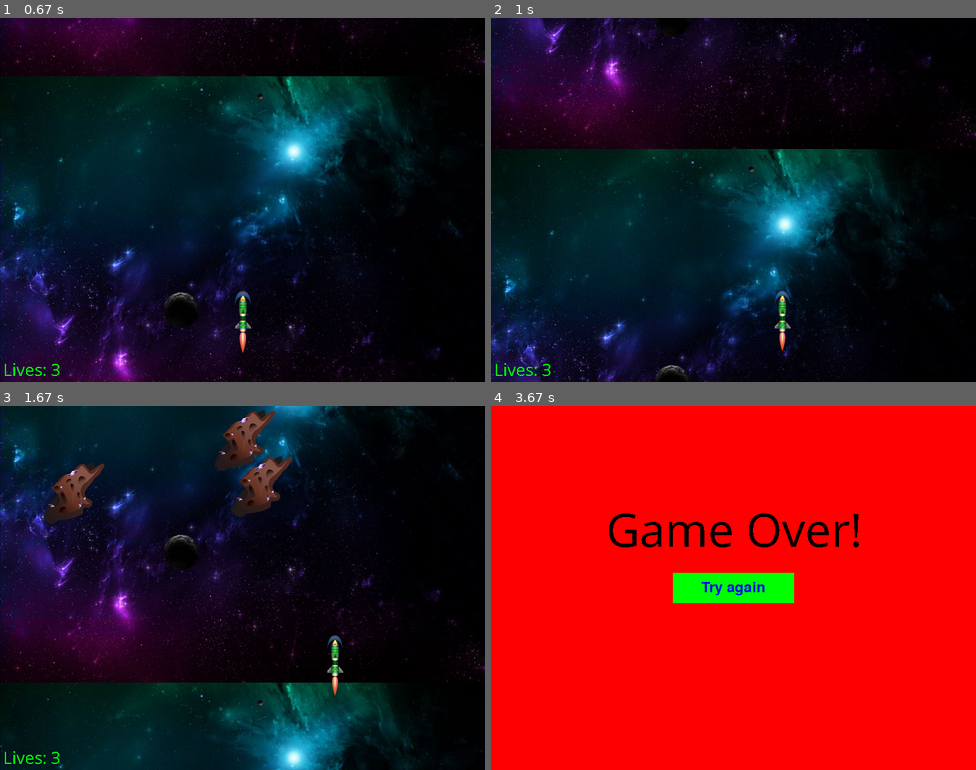
Above: before the commit, frames 1-4 (two rows, left to right).
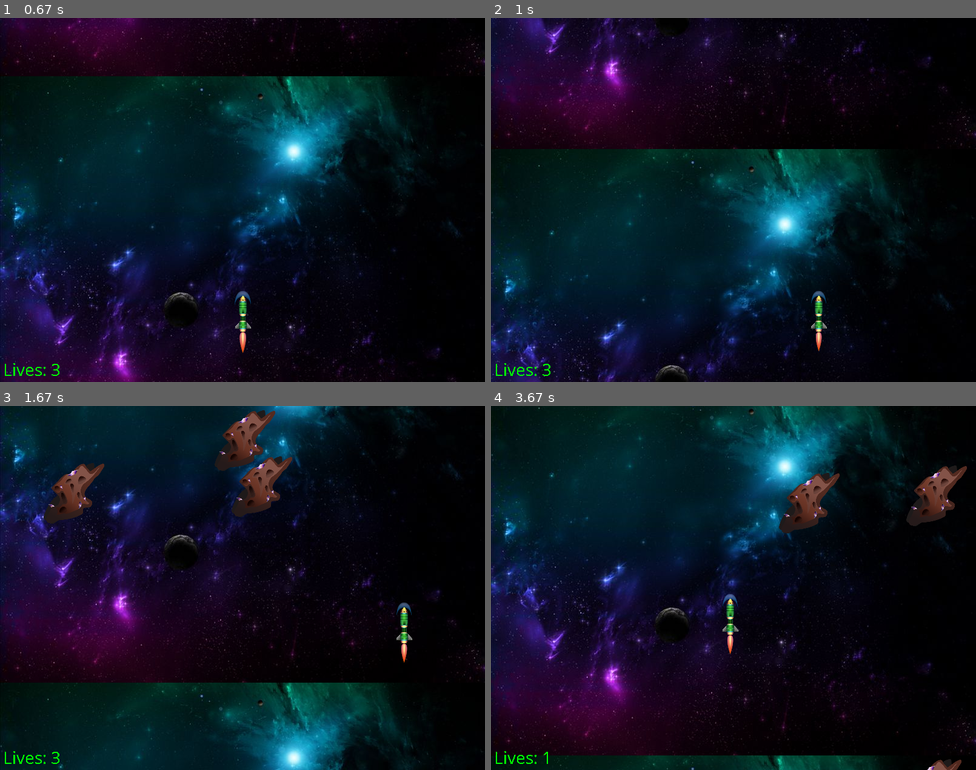
Above: after the commit, the same moments.

Repository: AndrewFagan04/CS_370_AwexomeCross
Game: pygame game, started from spritestest.py
Two runs of this game, one before a commit and one after it. Both use one fixed random seed, a clock stepped at 60 frames per second and the inputs below.
Inputs:
- Up to frame 1 (0.67 s): click "Play" at 0.38 s
- Up to frame 2 (1 s): hold D from 0.67 s (still down)
- Up to frame 3 (1.67 s): release D at 1.13 s; hold W 1.17-1.47 s; hold D from 1.5 s (still down)
- Up to frame 4 (3.67 s): release D at 1.97 s; hold A 2-2.53 s; hold S 2.57-2.87 s; hold A 2.9-3.3 s; hold W from 3.33 s (still down)

Frame 1 is identical in both runs. In frame 2, 0.5% of the frame differs, in the area x 58-70%, y 75-92%; in frame 3, 0.5%; in frame 4, 100%, in the area x 0-100%, y 0-100%.

Commit message:
Finish line

Diff:
--- a/spritestest.py
+++ b/spritestest.py
@@ -1,4 +1,3 @@
-"""Module providing a function printing python version."""
 import pygame
 import sys
 import random
@@ -107,8 +106,8 @@
     character_radius = 30
     character_x = WIDTH // 2
     character_y = 450
-    lives = 3;
-    speed = 4
+    lives = 3
+    speed = 7
     obstacle_speed = 6
     grace_time = 3
     game_start_time = time.time()
@@ -116,13 +115,12 @@
     #for background start
     x = 0
     y = 0
-
      # Load meteor image
     meteor_img = pygame.transform.scale(meteor, (100, 100))
     meteor_rect = meteor_img.get_rect()
 
 
-    #Makes random rectangles to collide with
+    #Makes random meteors to collide with
     obstacles=[]
     for _ in range(5):
         obstacle_rect = meteor_rect.copy()
@@ -135,7 +133,7 @@
     last_blink_time = 0
     blinking = False
     blink_duration = 0.15
-
+    finish_line_y = -20000 #change this to make the game longer or shorter (smaller number is longer game)
     running = True
     #--------------------------------------------
     while running:
@@ -162,9 +160,10 @@
         player.rect.x = max(0, min(WIDTH - player.rect.width, player.rect.x))
         player.rect.y = max(0, min(LENGTH - player.rect.height, player.rect.y))
 
-
+        finish_line = pygame.Rect(0, finish_line_y, 800, 25)
         #scrolling background
         y += 6 #how fast it scrolls
+        finish_line_y += 6
         if y == LENGTH:
             y = 0
         window.blit(background, (x, y))
@@ -177,7 +176,6 @@
                 # Respawn meteor off-screen above
                 obstacle_rect.y = random.randint(-obstacle_rect.height, -1 * meteor_rect.height)
                 obstacle_rect.x = random.randint(0, WIDTH - obstacle_rect.width)
-
 
         # Draw all meteors
         for obstacle_rect, obstacle_img in obstacles:
@@ -200,6 +198,11 @@
                     obstacles.remove((obstacle_rect, _))  # Remove the obstacle to avoid repeated collision
 
 
+        if player.rect.colliderect(finish_line):
+            show_start_screen()
+
+
+
 
         # Handle blinking
         if blinking:
@@ -219,6 +222,8 @@
         text_surface = lives_text.render('Lives: ' + str(lives), False, (0, 255, 0))
         window.blit(text_surface, (5,560))
 
+        pygame.draw.rect(window, BLUE, finish_line)
+
 
         pygame.display.flip()
 
